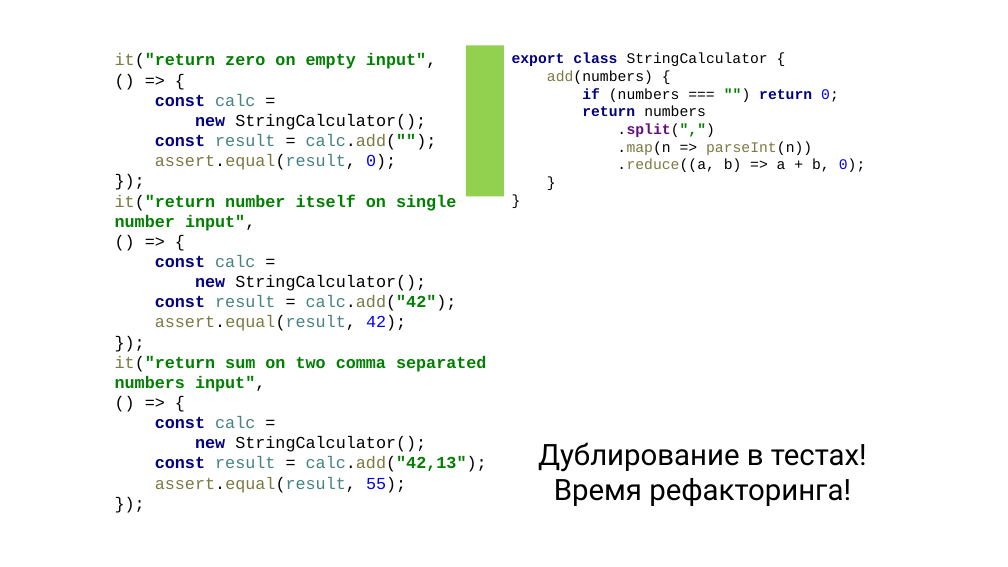
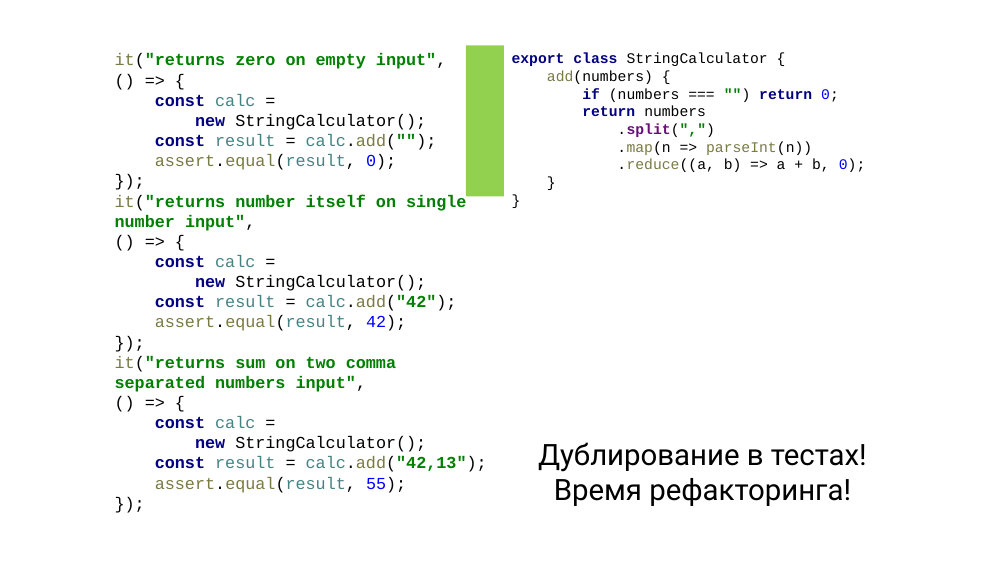
Before and after one commit to kontur-courses/tdd, a slide deck: slide 6 of js/StringCalculator TDD Kata JS.pptx. Drawn at 1008x567 pixels with LibreOffice and Linux fonts; fonts in the diff are those of the drawing. Boxes give left, top, right and bottom in pixels: in the first picture for what was removed or moved away, otherwise in the second. Text is boxed around its words. In the diff, an @@ line names an element or a change of style, - is before the commit and + after.

```diff
--- a/js/StringCalculator TDD Kata JS.pptx
+++ b/js/StringCalculator TDD Kata JS.pptx
@@ text at bbox=[115, 53, 487, 493]: text changed; text colour #000000 to #008000 @@
-it("return zero on empty input",
-() => {
-const calc =
-new StringCalculator();
-const result = calc.add("");
-assert.equal(result, 0);
-});
-it("return number itself on single number input",
-() => {
-const calc =
-new StringCalculator();
-const result = calc.add("42");
-assert.equal(result, 42);
-});
-it("return sum on two comma separated numbers input",
-() => {
-const calc =
-new StringCalculator();
-const result = calc.add("42,13");
-assert.equal(result, 55);
-});
+it("returns zero on empty input",
+() => {
+const calc =
+new StringCalculator();
+const result = calc.add("");
+assert.equal(result, 0);
+});
+it("returns number itself on single number input",
+() => {
+const calc =
+new StringCalculator();
+const result = calc.add("42");
+assert.equal(result, 42);
+});
+it("returns sum on two comma separated numbers input",
+() => {
+const calc =
+new StringCalculator();
+const result = calc.add("42,13");
+assert.equal(result, 55);
+});
```
Also in this commit, not shown: 10 other slides changed, 1 slide added, 1 slide removed, 3 other files.
